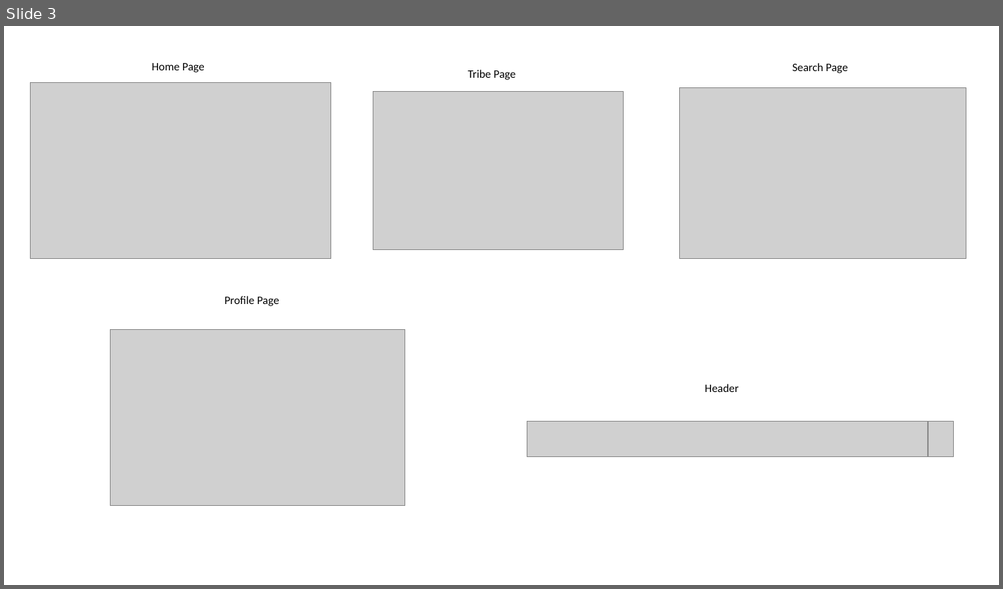
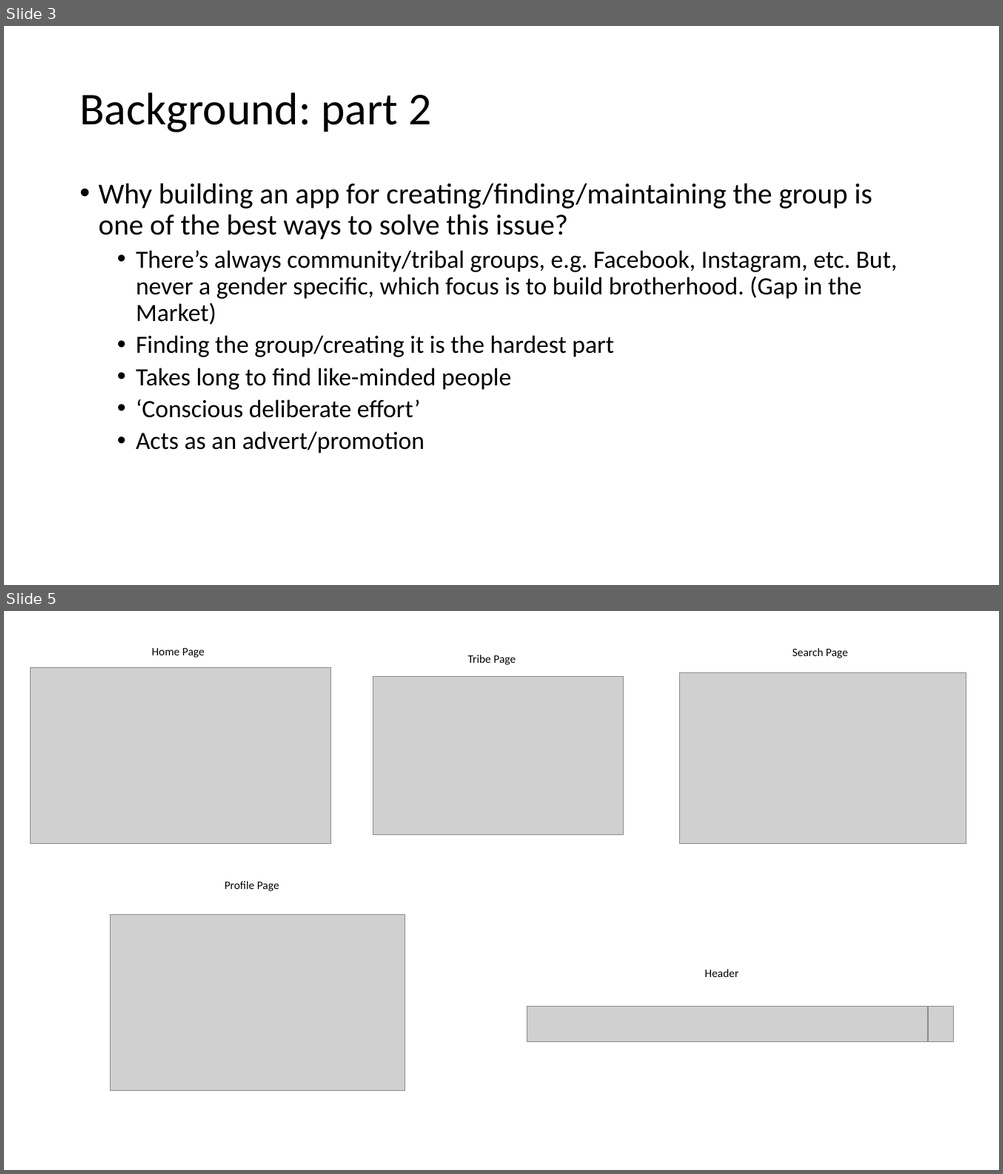
Before and after one commit to AjayaRai/bro-online, a slide deck: Challenge Week/Challenge Week Presentation.pptx. Shown one above the other, each under a label of ours: slide 3 before the commit, slides 3 and 5 after it; the slides between them are not shown. The pictures are 1003x589 and 1003x1174 pixels, drawn with LibreOffice and Linux fonts; fonts in the diff are those of the drawing; grey boxes stand for pictures. Boxes give left, top, right and bottom in pixels: in the first picture for what was removed or moved away, otherwise in the second. Text is boxed around its words. In the diff, an @@ line names an element or a change of style, - is before the commit and + after.

```diff
--- a/Challenge Week/Challenge Week Presentation.pptx
+++ b/Challenge Week/Challenge Week Presentation.pptx
@@ slide 3 added at (4,26,999,585), background #FFFFFF @@
@@ title added at (79,93,431,133), 44 pt, text #000000 @@
+Background: part 2
@@ text added at (99,183,896,454), 24 pt, text #000000 @@
+• Why building an app for creating/finding/maintaining the group is one of the best ways to solve this issue?
+  • There’s always community/tribal groups, e.g. Facebook, Instagram, etc. But, never a gender specific, which focus is to build brotherhood. (Gap in the Market)
+  • Finding the group/creating it is the hardest part
+  • Takes long to find like-minded people
+  • ‘Conscious deliberate effort’
+  • Acts as an advert/promotion
@@ what was slide 3 is now slide 5 @@
```
Also in this commit, not shown: 3 slides changed, 1 slide removed, 1 other file.
